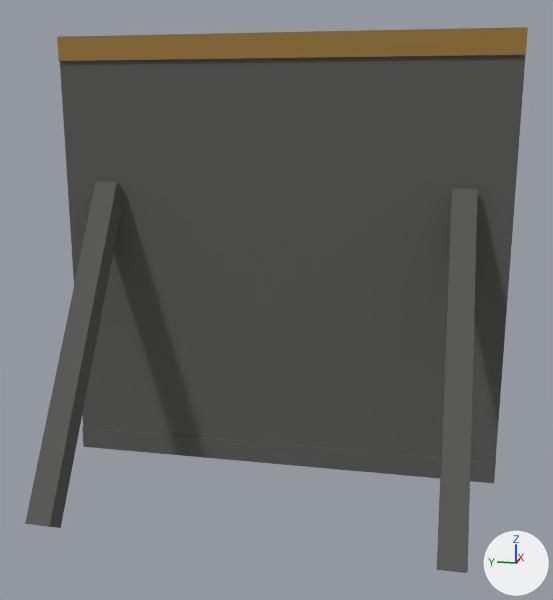
A saved change to the glTF model game/public/models/arm_ceramic_plates.glb.
Both versions are drawn from a camera (50 mm lens) standing at (-1.413, -0.317, 0.794) and looking at (0.043, -0.026, 0.43). Every picture has the same lights, and +X, +Y and +Z are marked at lower right. The older version comes first. Vertices at exactly the same position are counted once.

Script lines for the objects in view, before the commit:
```python
me_cube = bpy.data.meshes.new('Cube')
me_cube.from_pydata(...)  # 168 vertices, 252 faces; spans x -0.216..0.315, y -0.484..0.484, z 0.0..0.95
# faces by material slot: [48, 12, 96, 96]
me_cube.materials.append(mat_metal)  # dark grey #5a5a58
me_cube.materials.append(mat_paint)  # brown #9c7a3e
me_cube.materials.append(mat_ceramic)  # beige #f0e0b8
me_cube.materials.append(mat_ceramic_dim)  # brown #b89a74
ob_arm_ceramic_plates = bpy.data.objects.new('arm_ceramic_plates', me_cube)
ob_arm_ceramic_plates.location = (0.0, 0.0, 0.0)
```
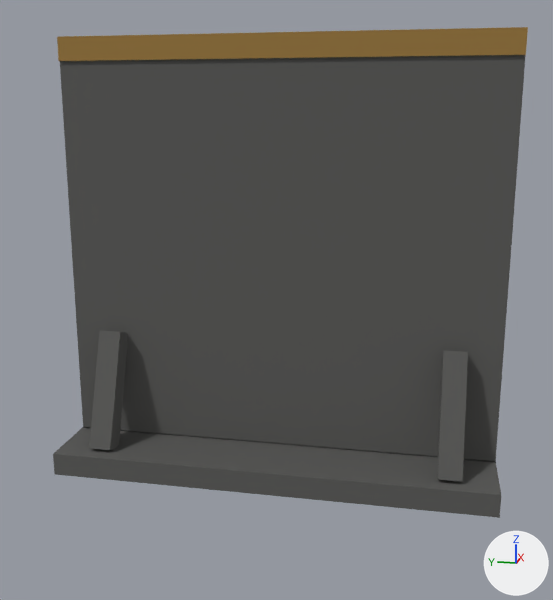
The edits, one by one:
me_cube is used by ob_arm_ceramic_plates; location (0.0, 0.0, 0.0).
me_cube had 168 vertices, 252 faces and spanned x -0.216..0.315, y -0.484..0.484, z 0.0..0.95.
me_cube now has 176 vertices, 264 faces and spans x 0.045..0.315, y -0.484..0.484, z 0.0..0.95.
me_cube part 1: a new loose piece, a box spanning x 0.045..0.205, y -0.484..0.484, z 0.0..0.05, in mat_metal (dark grey #5a5a58).
Part 2, on me_cube:
16 vertices are removed from x -0.216..0.226, y -0.409..0.409, z 0.006..0.644.
24 faces are deleted.
8 vertices are added at x 0.071..0.119, y -0.409..0.409, z 0.042..0.058.
8 new vertices lie (0.09, 0.0, 0.25) away from vertices in x 0.071..0.119, y -0.409..0.409, z 0.042..0.058.
24 new faces join them, mat_metal (dark grey #5a5a58).

What differs and where, as boxes [x1, y1, x2, y2] in the pictures (553 x 600 px; the box of a moved part takes in the faces that stretch with it):
'arm_ceramic_plates', reshaped (10% shorter)
    before: [25, 27, 528, 573]
    after: [53, 27, 528, 518]
part 1 of me_cube, added
    after: [53, 427, 501, 518]
part 2 of me_cube, moved or reshaped
    before: [25, 182, 478, 573]
    after: [89, 331, 468, 482]
